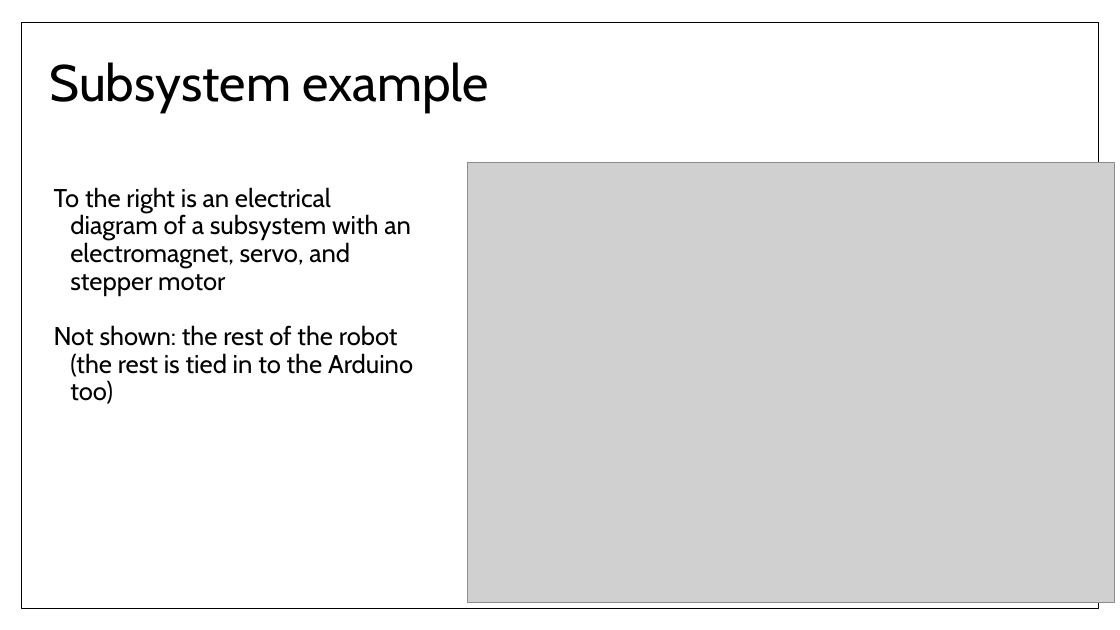
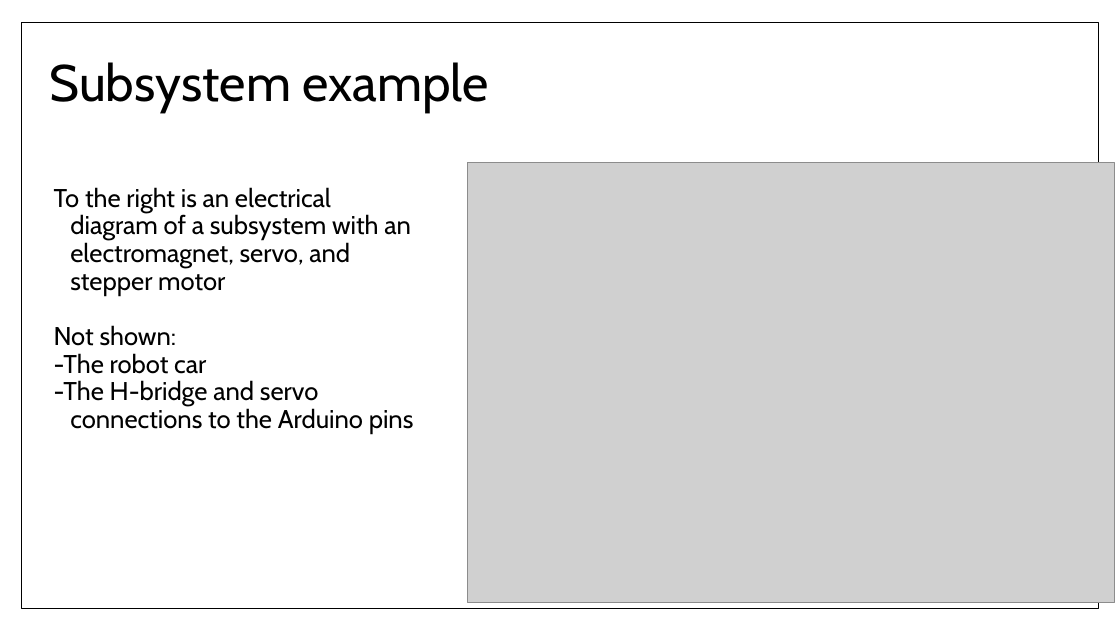
Before and after one commit to urucoug/Elegoo-Robot-Car, a slide deck: slide 4 of Notes for scouts_2017 06 12.pptx. Drawn at 1120x630 pixels with LibreOffice and Linux fonts; fonts in the diff are those of the drawing; grey boxes stand for pictures. Boxes give left, top, right and bottom in pixels: in the first picture for what was removed or moved away, otherwise in the second. Text is boxed around its words. In the diff, an @@ line names an element or a change of style, - is before the commit and + after.

```diff
--- a/Notes for scouts_2017 06 12.pptx
+++ b/Notes for scouts_2017 06 12.pptx
@@ text at bbox=[54, 325, 414, 434]: text changed @@
-Not shown: the rest of the robot (the rest is tied in to the Arduino too)
+Not shown:
+-The robot car
+-The H-bridge and servo connections to the Arduino pins
```
Also in this commit, not shown: 4 other slides changed, 3 slides added, 1 slide removed, 5 other files.
